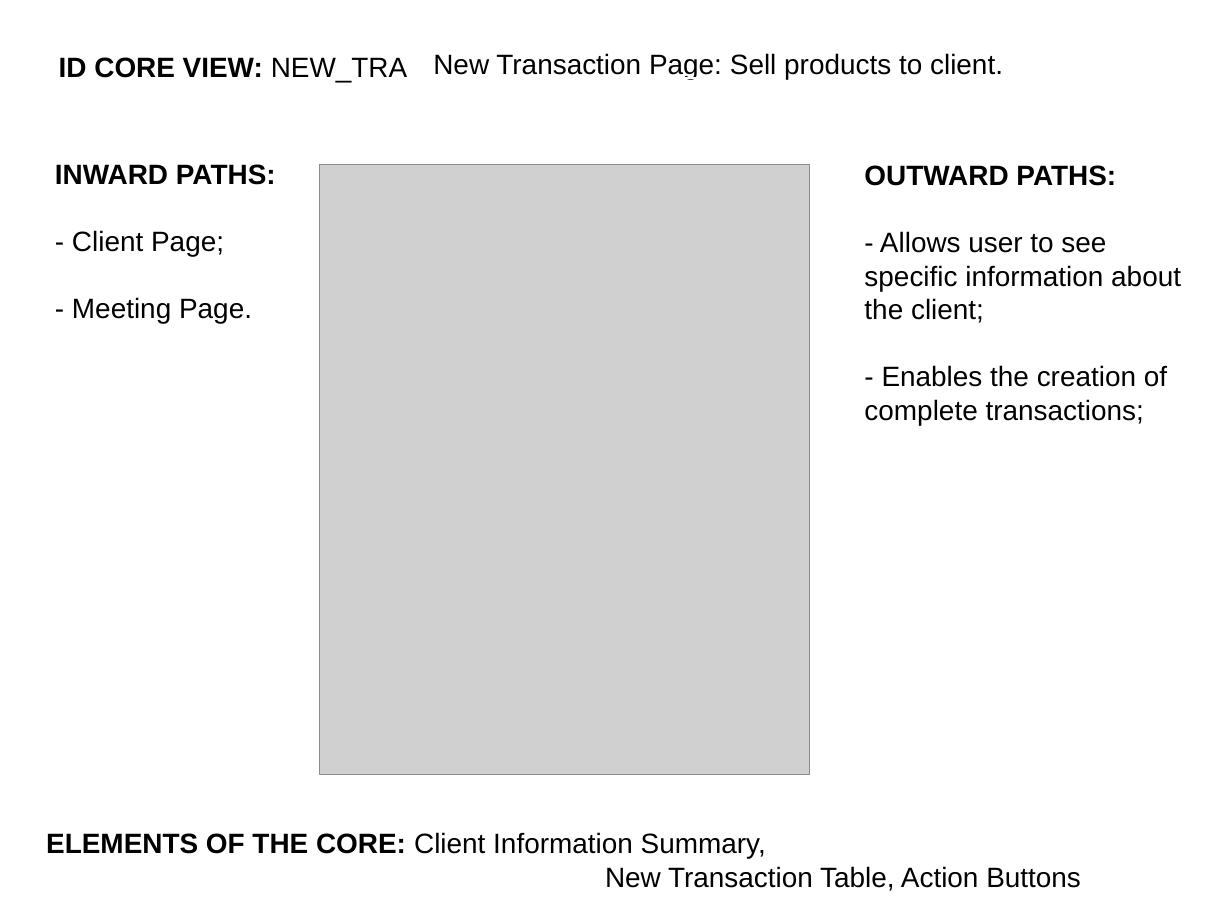
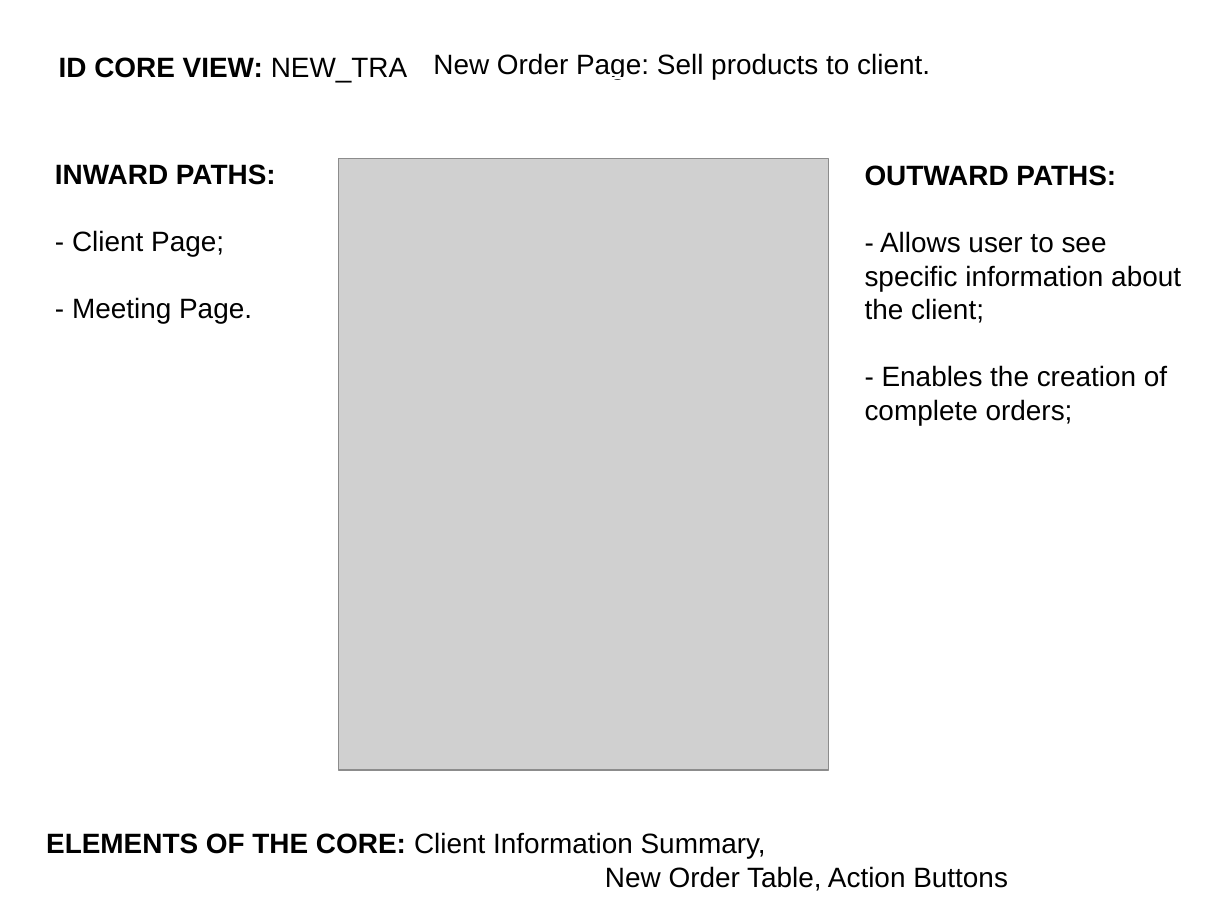
Before and after one commit to FilipaRamos/SalesRep-Force-Automation, a slide deck: slide 6 of specification/core views/sinf_views.pptx. Drawn at 1232x924 pixels with LibreOffice and Linux fonts; fonts in the diff are those of the drawing; grey boxes stand for pictures. Boxes give left, top, right and bottom in pixels: in the first picture for what was removed or moved away, otherwise in the second. Text is boxed around its words. In the diff, an @@ line names an element or a change of style, - is before the commit and + after.

```diff
--- a/specification/core views/sinf_views.pptx
+++ b/specification/core views/sinf_views.pptx
@@ text at (433,53,930,79): text changed @@
-New Transaction Page: Sell products to client.
+New Order Page: Sell products to client.
@@ picture: place and size @@
-picture at (320,164,809,775)
+picture at (339,159,830,770)
@@ text at (865,365,1167,425): text changed @@
-- Enables the creation of complete transactions;
+- Enables the creation of complete orders;
@@ text at (605,866,1008,891): text changed @@
-New Transaction Table, Action Buttons
+New Order Table, Action Buttons
```
Also in this commit, not shown: 5 other slides changed, 2 slides added, 6 other files.
